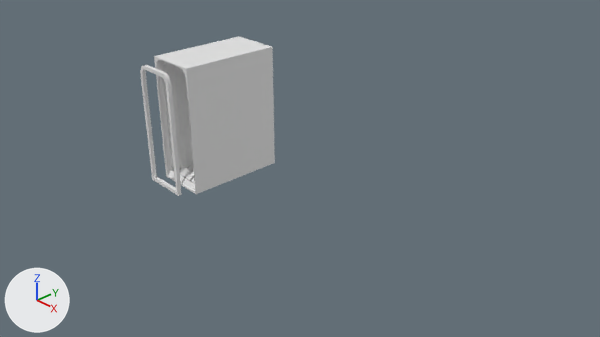
The Blender file corridor_joiner.blend as it was, and as the next commit left it.
The view is the same before and after, from the file's camera 'Camera'. Every picture has the same lights, and +X, +Y and +Z are marked at lower left.

The first picture shows 'Corridor Joiner Mould', 'Corridor Joiner Rib'.
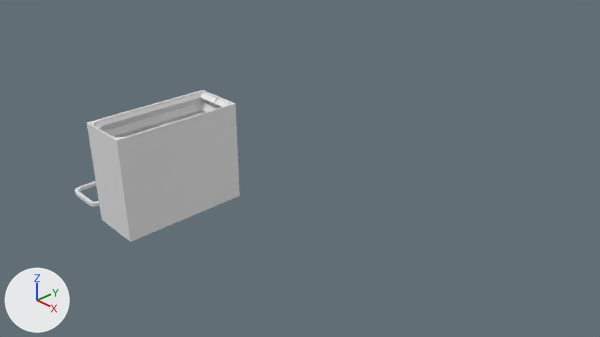
Commit message: Position parts so that they are correct for printing without need for rotation in a slicer programme.

Changed parts and their boxes (x1, y1, x2, y2) in the pictures (600 x 337 px):
'Corridor Joiner Mould', moved, turned
    before: (154, 37, 275, 194)
    after: (87, 90, 240, 242)
'Corridor Joiner Rib', moved, turned
    before: (140, 65, 182, 196)
    after: (75, 181, 100, 206)

What the commit changed:
Object 'Corridor Joiner Mould' (ob_corridor_joiner_mould) moves from (-0.46, -0.72, 0.46) to (-0.46, -0.72, 0.9).
Object 'Corridor Joiner Mould' (ob_corridor_joiner_mould) turns from (0, 0, 0) to (90, 0, 0) degrees about x, y and z.
Object 'Corridor Joiner Rib' (ob_corridor_joiner_rib) moves from (-0.47, -1.4, 0.5) to (-1.69, -0.74, 0.51).
Object 'Corridor Joiner Rib' (ob_corridor_joiner_rib) turns from (0, 0, 0) to (90, 0, 0) degrees about x, y and z.
